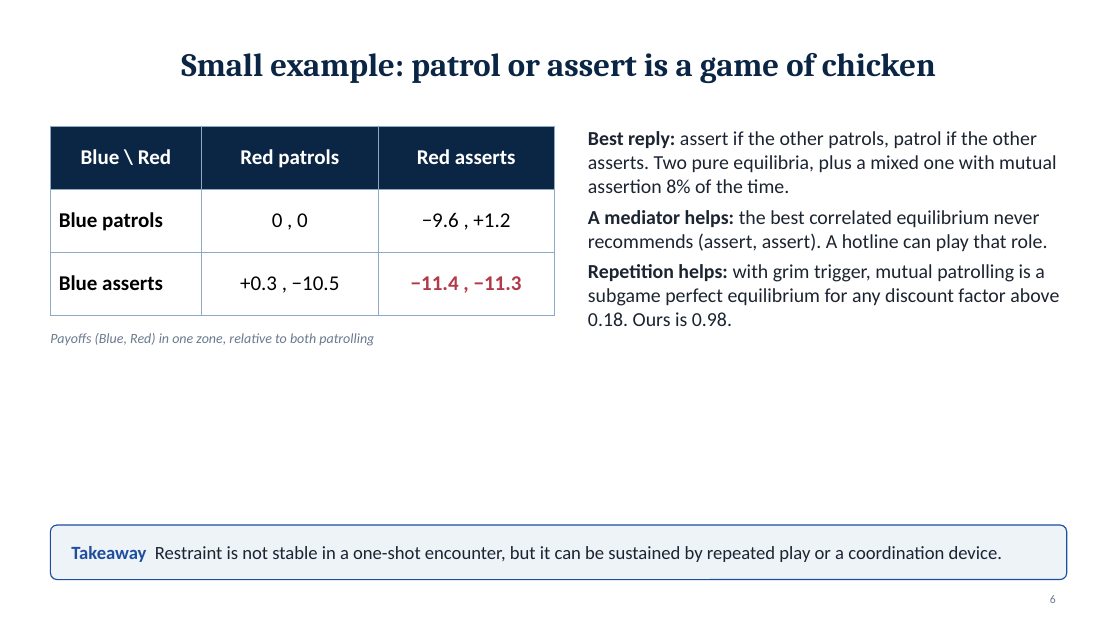
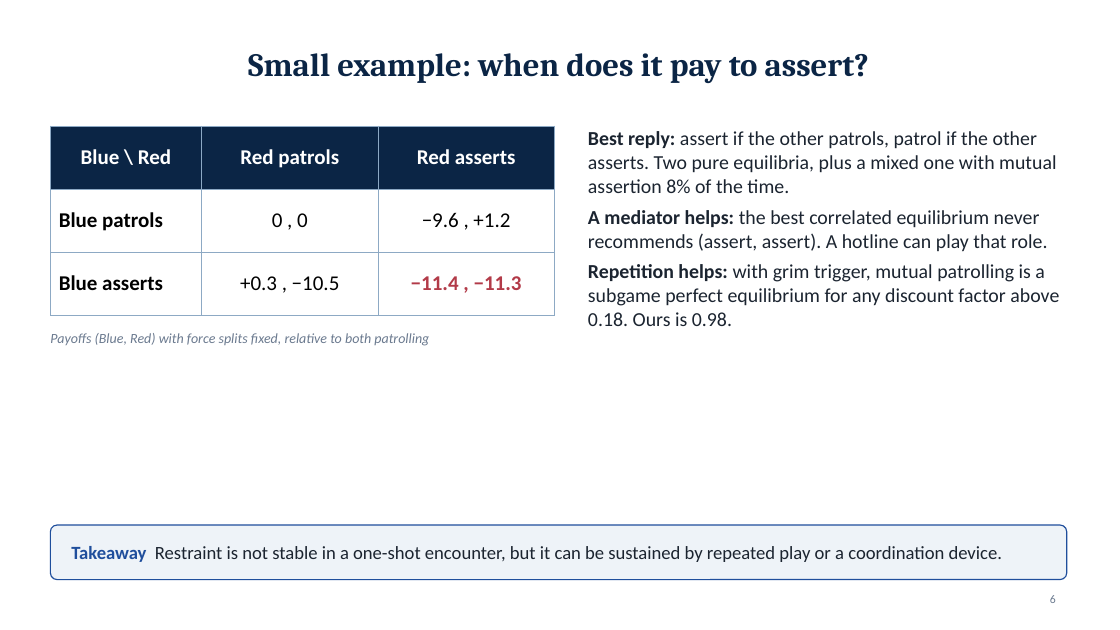
Before and after one commit to draggin-anchor/6.S974-Wargaming-Term-Project, a slide deck: slide 6 of deliverables/02-workshop1-slides.pptx. Drawn at 1120x630 pixels with LibreOffice and Linux fonts; fonts in the diff are those of the drawing. Boxes give left, top, right and bottom in pixels: in the first picture for what was removed or moved away, otherwise in the second. Text is boxed around its words. In the diff, an @@ line names an element or a change of style, - is before the commit and + after.

```diff
--- a/deliverables/02-workshop1-slides.pptx
+++ b/deliverables/02-workshop1-slides.pptx
@@ title at <box>248,53,869,83</box>: text changed @@
-Small example: patrol or assert is a game of chicken
+Small example: when does it pay to assert?
@@ text at <box>50,333,429,346</box>: text changed @@
-Payoffs (Blue, Red) in one zone, relative to both patrolling
+Payoffs (Blue, Red) with force splits fixed, relative to both patrolling
```
Also in this commit, not shown: 7 other files.
